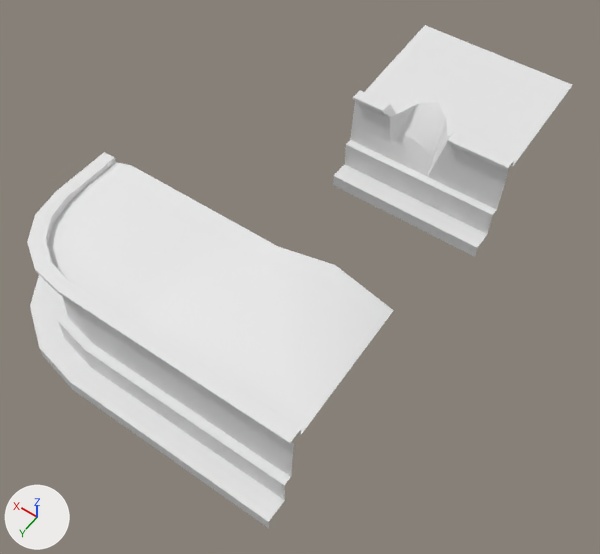
Renders of the FBX model GROUD/Assets/Art/Models/Ruins/SM_TerraceCorner01.fbx from each side of a commit.
The view is the same before and after, from a 50 mm camera at (-5.89, 3.31, 11.27) aimed at (-0.85, -3.74, 0.18). Every picture has the same lights, and +X, +Y and +Z are marked at lower left. Where no turn or scale is listed for an object, it has been applied to the vertices.

The first picture shows 'TerraceCorner01', 'TerraceStraight01', 'TerraceStraight02'.
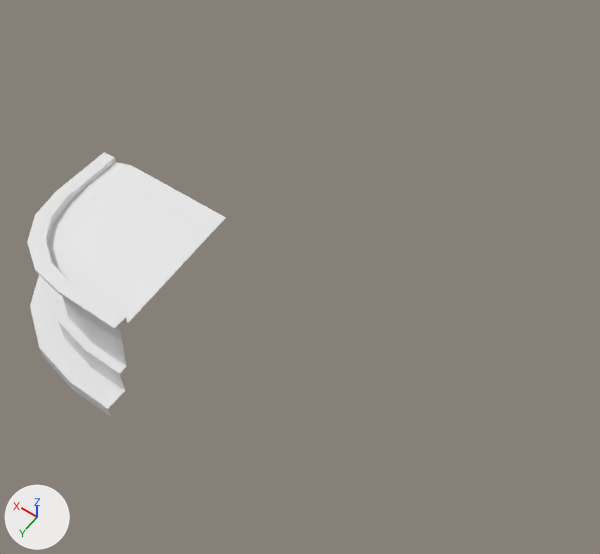
Where the change shows, as pixel boxes (x1, y1, x2, y2) in the pictures (600 x 554 px):
'TerraceStraight01', deleted
    before: (108, 218, 394, 528)
'TerraceStraight02', deleted
    before: (333, 25, 572, 257)

Edits to the bpy script that builds the scene:
```text
Remove ob_terracestraight02:
    ob_terracestraight02 = bpy.data.objects.new('TerraceStraight02', me_cube_151)
    ob_terracestraight02.location = (0.0, -6.0, 0.0)
Remove ob_terracestraight01:
    ob_terracestraight01 = bpy.data.objects.new('TerraceStraight01', me_cube_141)
    ob_terracestraight01.location = (0.0, 0.0, 0.0)
```
